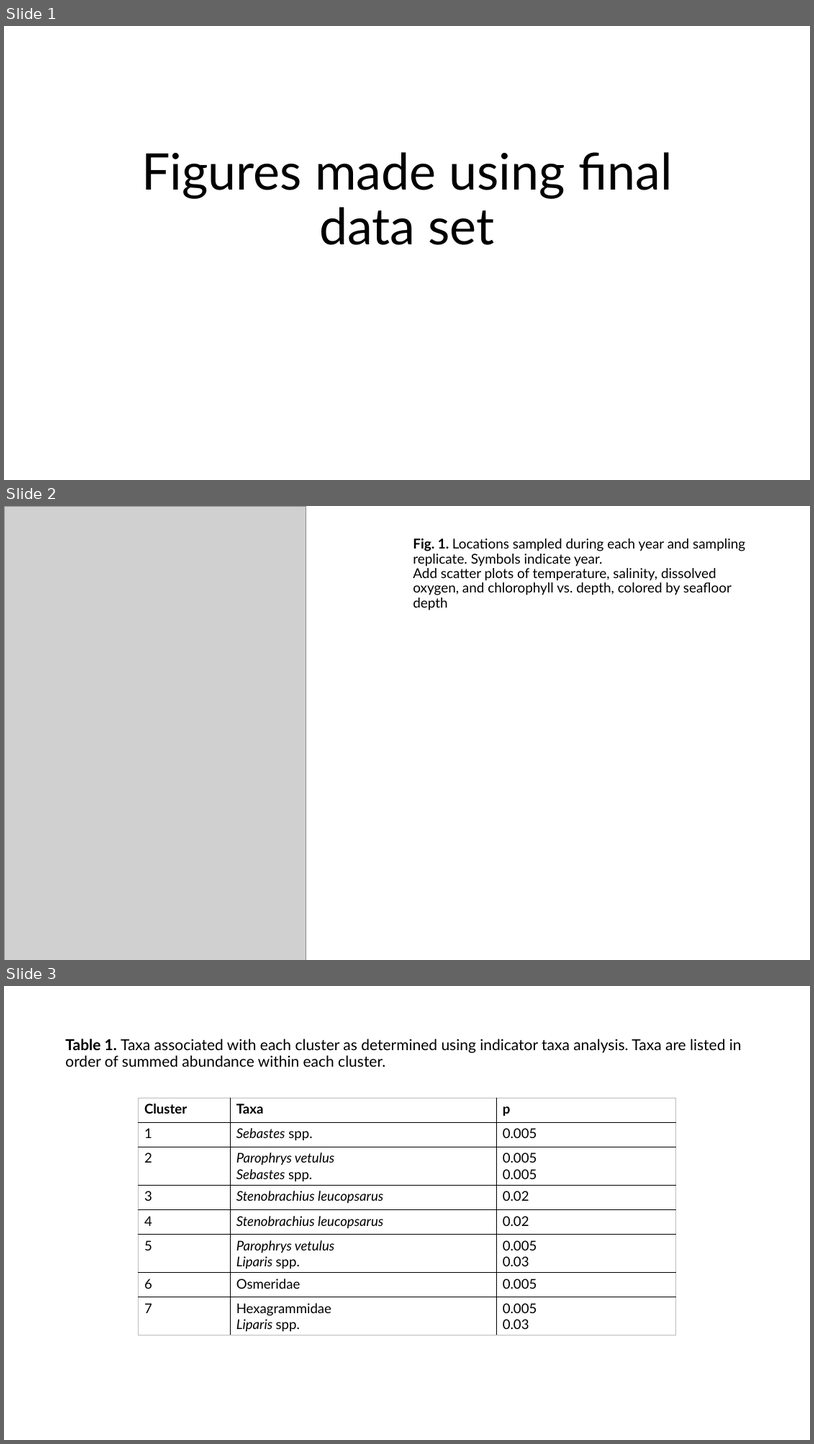
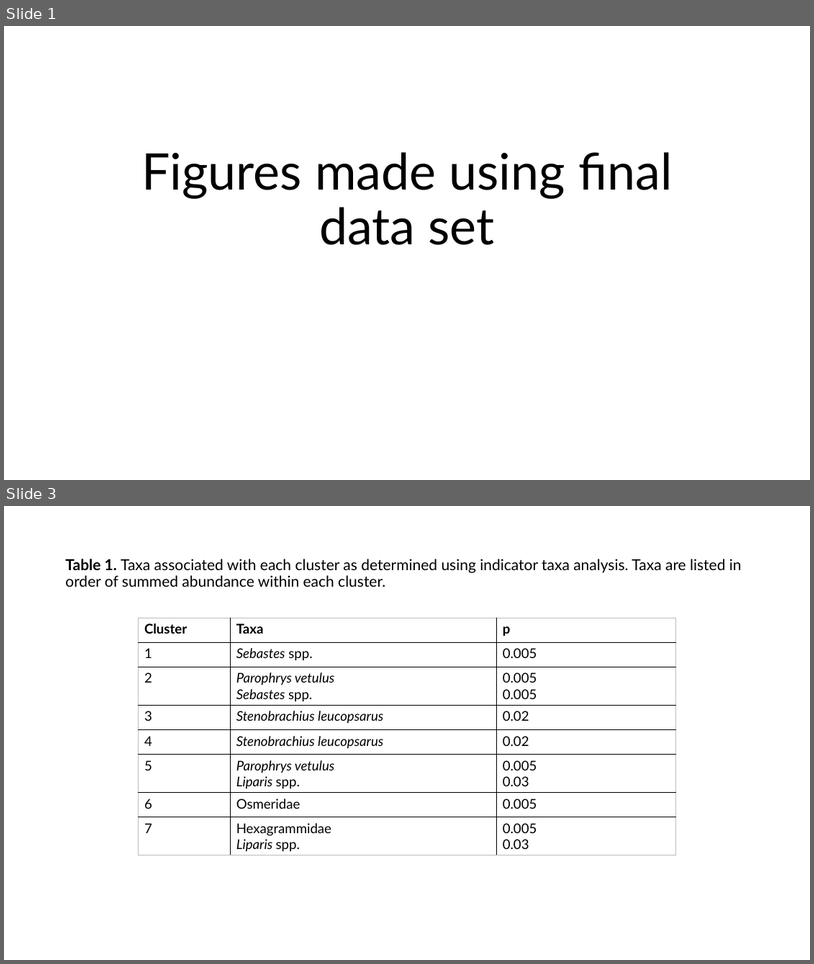
Before and after one commit to LukeABobay/larval-fish-community-analysis, a slide deck: Figures and tables final data set.pptx. Shown one above the other, each under a label of ours: slides 1, 2 and 3 before the commit, slides 1 and 3 after it; the slides between them are not shown. The pictures are 814x1444 and 814x964 pixels, drawn with LibreOffice and Linux fonts; fonts in the diff are those of the drawing; grey boxes stand for pictures. Boxes give left, top, right and bottom in pixels: in the first picture for what was removed or moved away, otherwise in the second. Text is boxed around its words. In the diff, an @@ line names an element or a change of style, - is before the commit and + after.

Commit message:
Add new plots

```diff
--- a/Figures and tables final data set.pptx
+++ b/Figures and tables final data set.pptx
@@ slide 2 removed at [4, 506, 810, 960], background #FFFFFF @@
@@ picture removed at [4, 506, 306, 960] @@
@@ title removed at [413, 538, 746, 610] @@
-Fig. 1. Locations sampled during each year and sampling replicate. Symbols indicate year.
-Add scatter plots of temperature, salinity, dissolved oxygen, and chlorophyll vs. depth, colored by seafloor depth
```
Also in this commit, not shown: 1 slide changed, 1 slide added, 1 other file.
